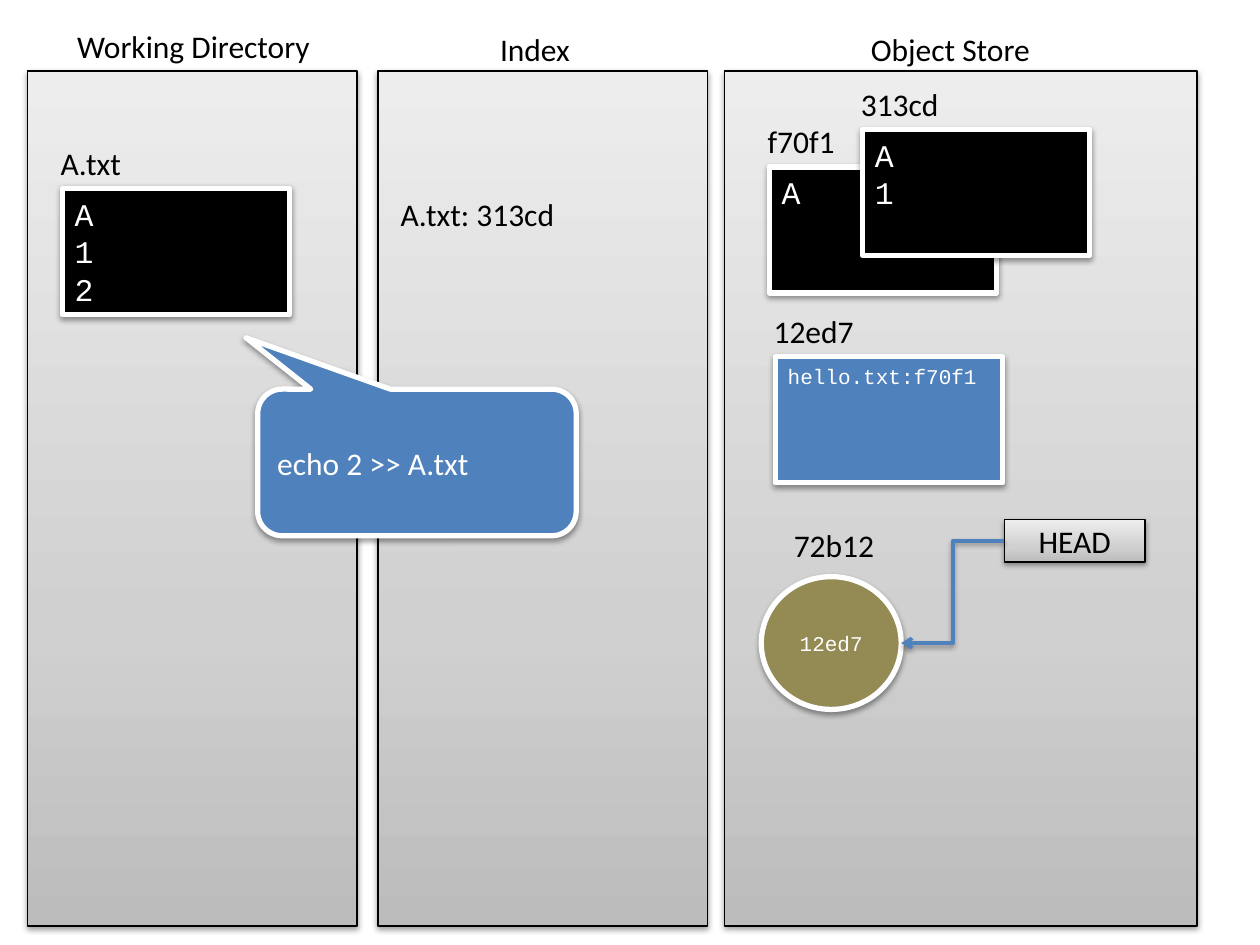
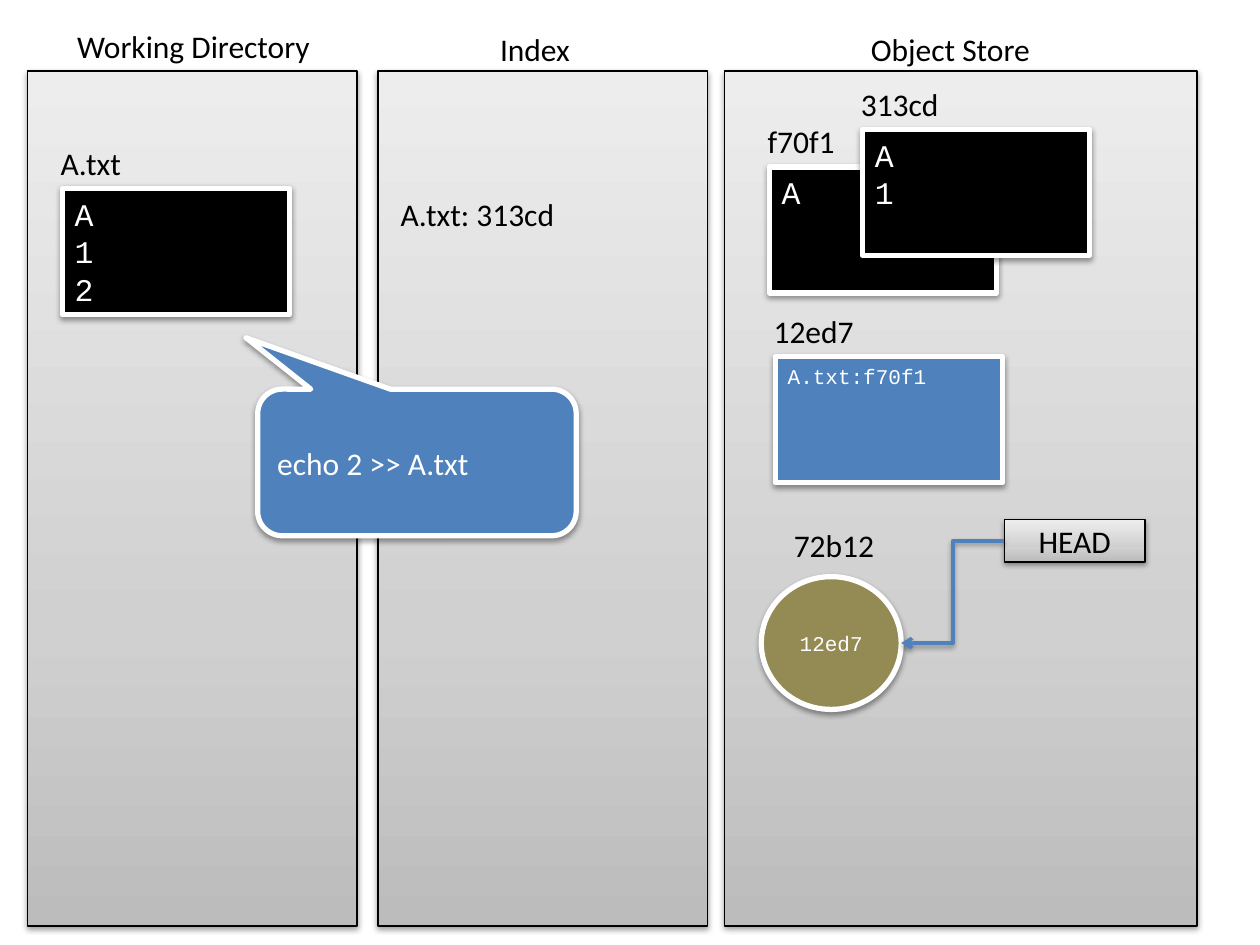
Before and after one commit to owidder/git-wks, a slide deck: slide 70 of git-wks.pptx (slide 66 before the commit). Drawn at 1260x945 pixels with LibreOffice and Linux fonts; fonts in the diff are those of the drawing. Boxes give left, top, right and bottom in pixels: in the first picture for what was removed or moved away, otherwise in the second. Text is boxed around its words. In the diff, an @@ line names an element or a change of style, - is before the commit and + after.

```diff
--- a/git-wks.pptx
+++ b/git-wks.pptx
@@ text in rectangle at (788, 369, 926, 384): text changed @@
-hello.txt:f70f1
+A.txt:f70f1
```
Also in this commit, not shown: 6 other slides changed, 6 slides added.
